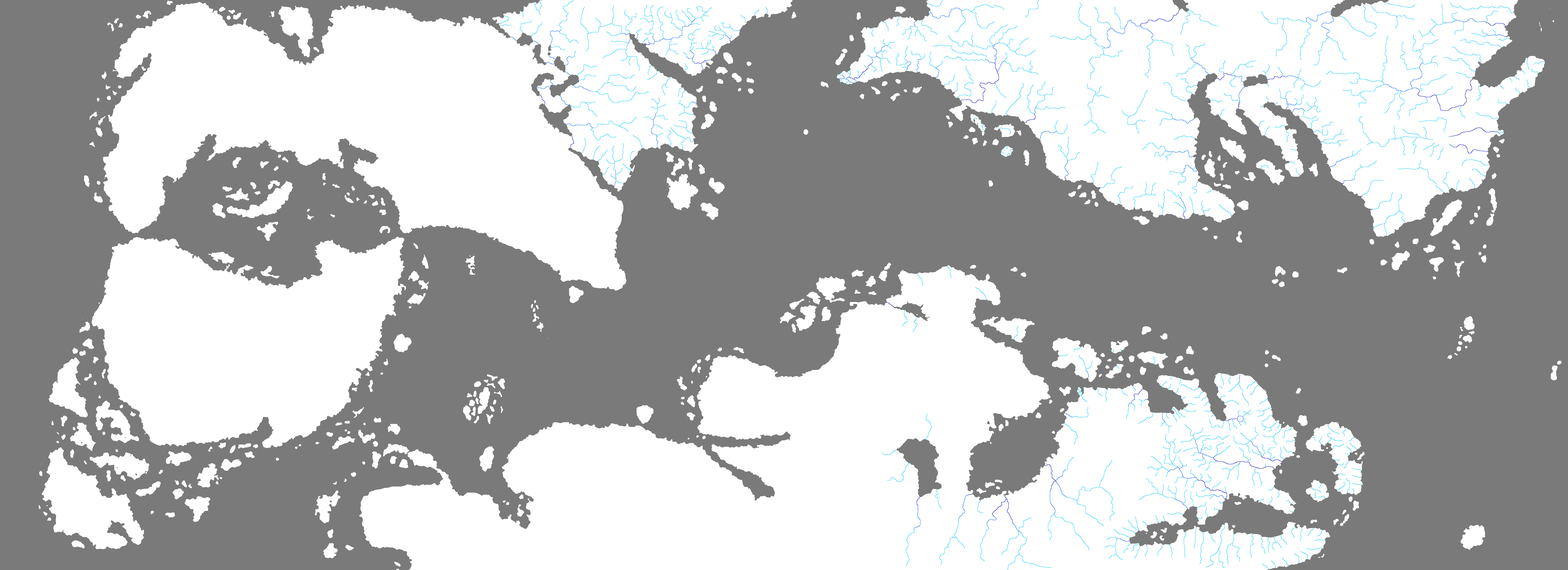
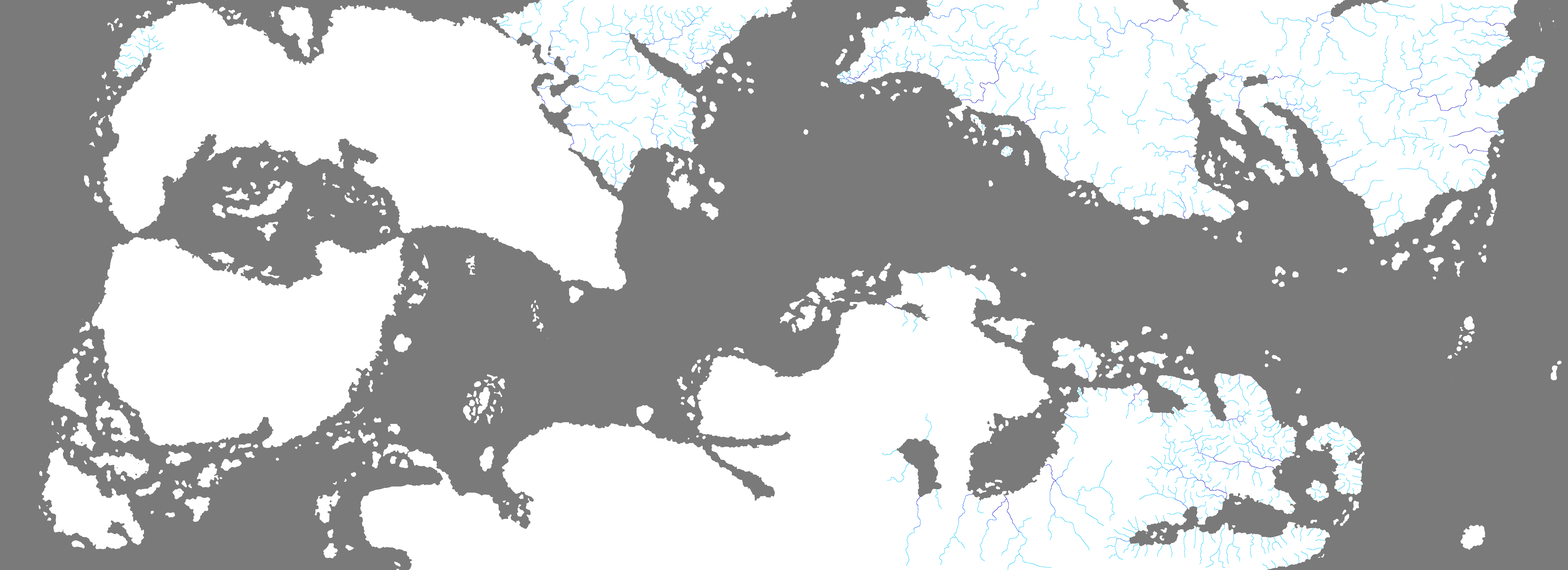
Layers edited between the first and the second 1568x570 image:
painted on "Rivers copy" over [116, 24, 164, 77]
